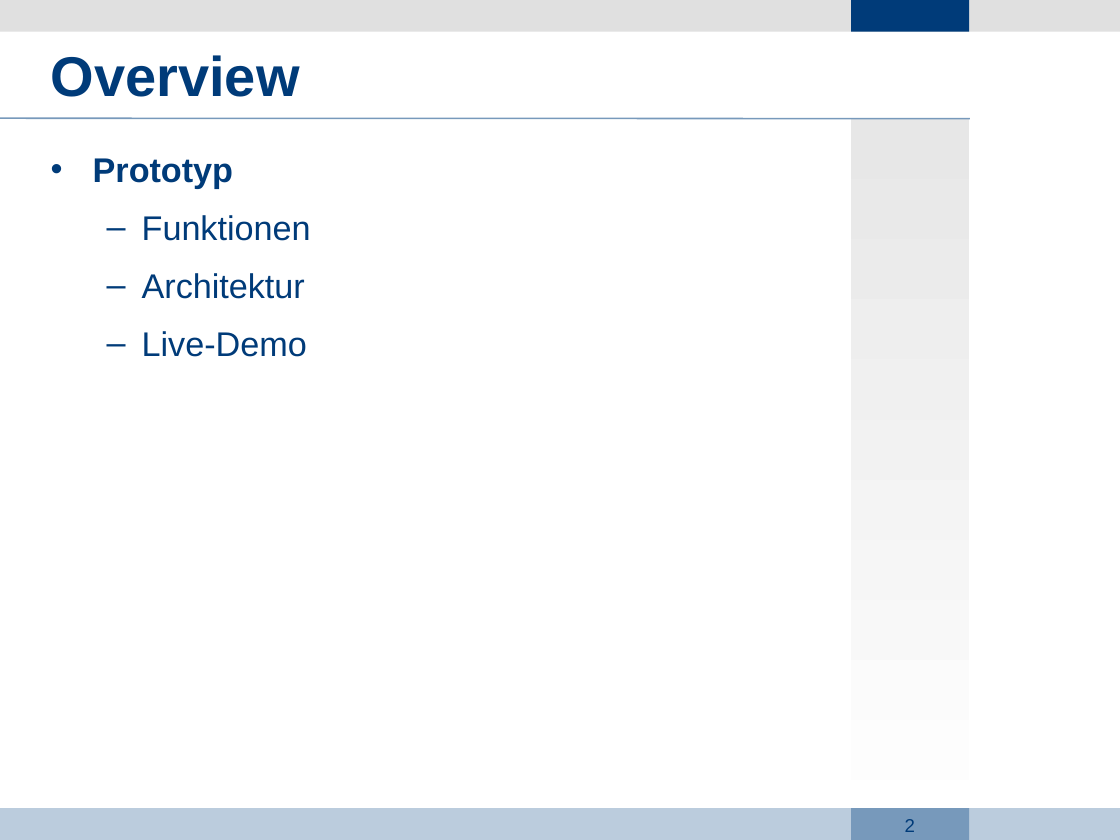
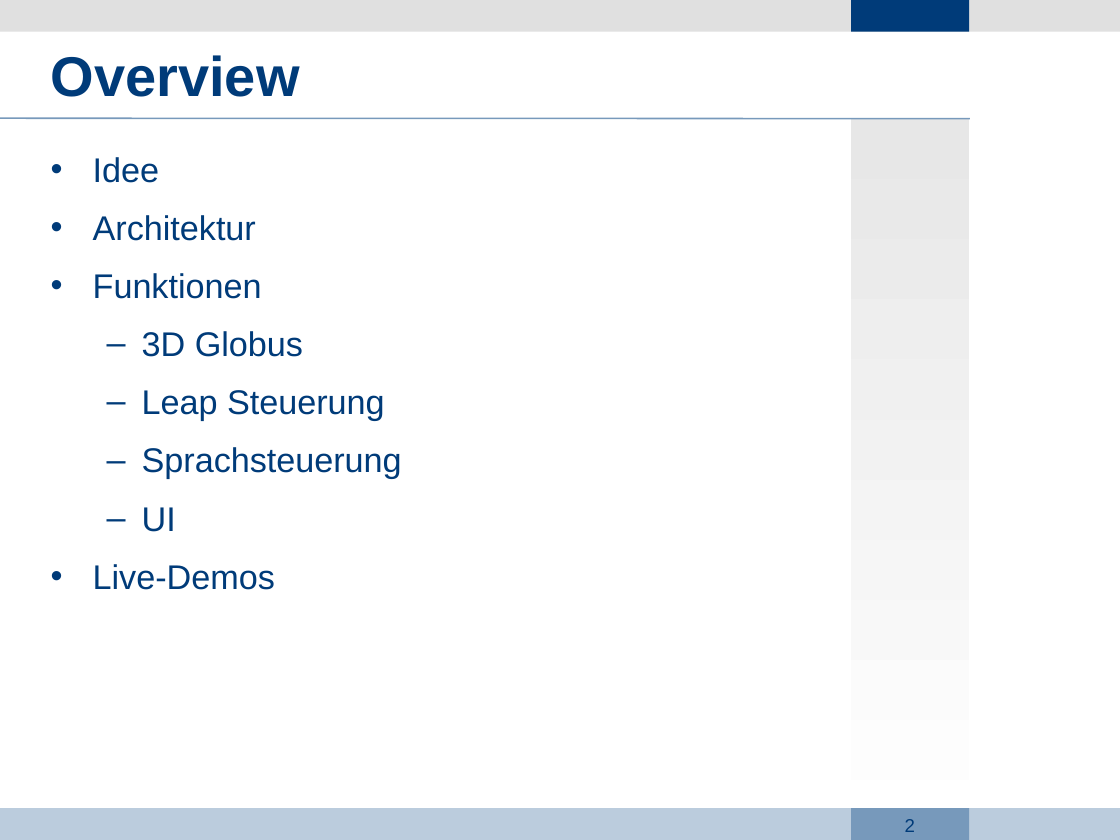
Before and after one commit to haus11/dm3, a slide deck: slide 2 of Presentation/Präsi-GetTogether.odp. Drawn at 1120x840 pixels with LibreOffice and Linux fonts; fonts in the diff are those of the drawing; background and template pictures are left out. Boxes give left, top, right and bottom in pixels: in the first picture for what was removed or moved away, otherwise in the second. Text is boxed around its words. In the diff, an @@ line names an element or a change of style, - is before the commit and + after.

```diff
--- a/Presentation/Präsi-GetTogether.odp
+++ b/Presentation/Präsi-GetTogether.odp
@@ text at box(93, 157, 256, 241): text changed; bold off @@
-• Prototyp
+• Idee
+• Architektur
@@ text at box(93, 273, 262, 299): bullet – to •; list level 2 to 1 in "Funktionen" @@
@@ text at box(93, 331, 402, 590): text changed @@
-  – Architektur
-  – Live-Demo
+  – 3D Globus
+  – Leap Steuerung
+  – Sprachsteuerung
+  – UI
+• Live-Demos
```
Also in this commit, not shown: 1 other slide changed.
